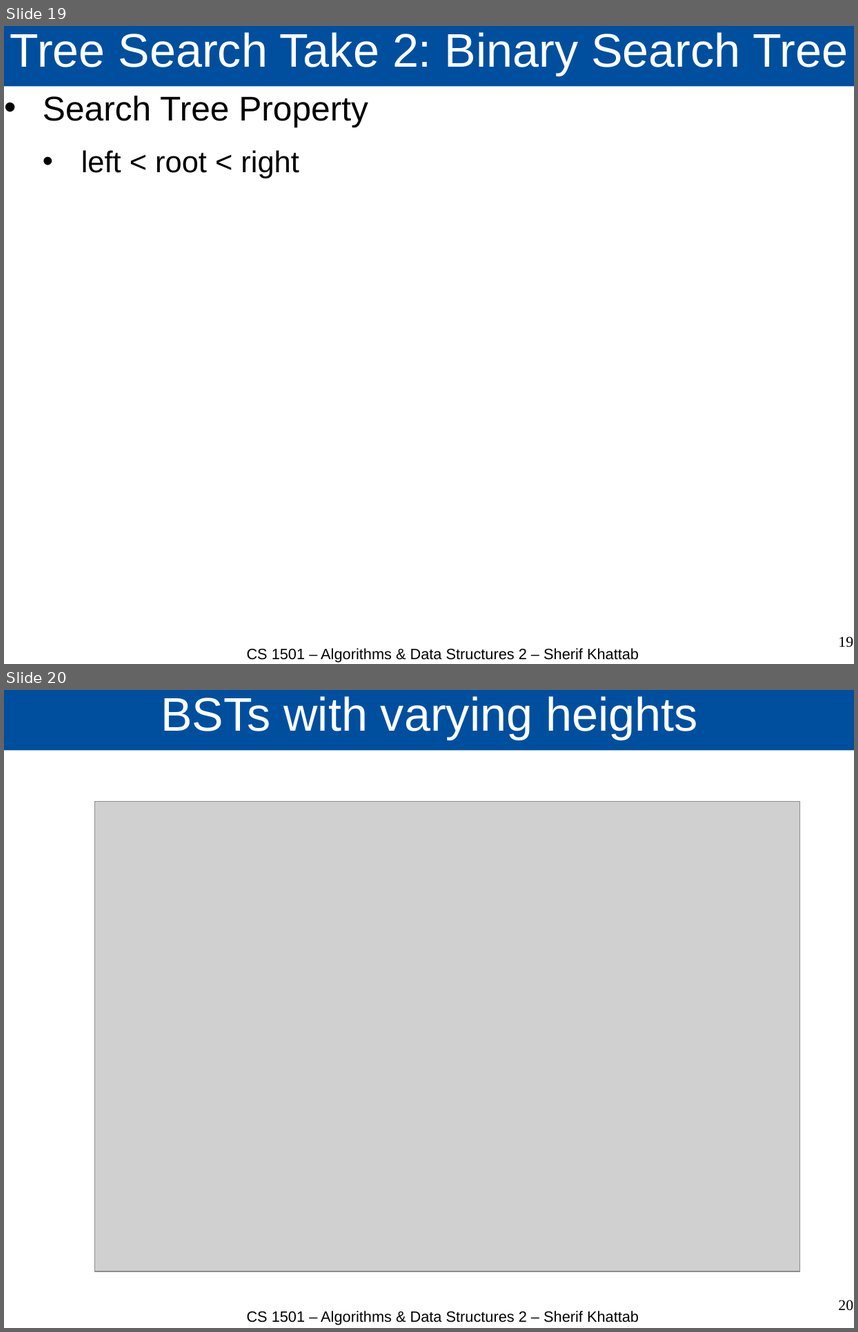
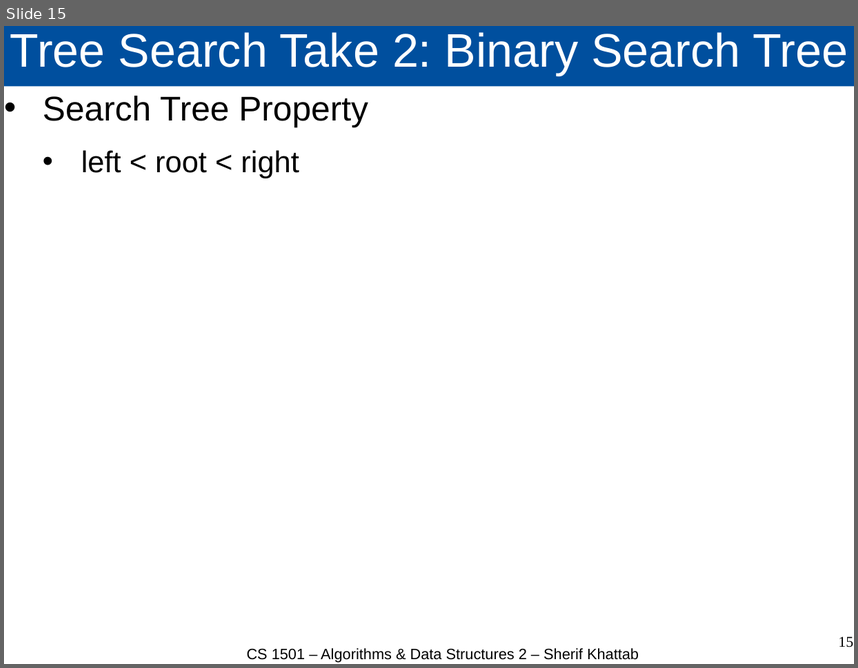
Before and after one commit to cs1501-2224/handouts, a slide deck: DraftSlides/Lecture3.pptx. Shown one above the other, each under a label of ours: slides 19 and 20 before the commit, slide 15 after it. The pictures are 858x1332 and 858x668 pixels, drawn with LibreOffice and Linux fonts; fonts in the diff are those of the drawing; grey boxes stand for pictures. Boxes give left, top, right and bottom in pixels: in the first picture for what was removed or moved away, otherwise in the second. Text is boxed around its words. In the diff, an @@ line names an element or a change of style, - is before the commit and + after.

```diff
--- a/DraftSlides/Lecture3.pptx
+++ b/DraftSlides/Lecture3.pptx
@@ slide 20 removed at bbox=[4, 690, 854, 1328], background #FFFFFF @@
@@ title removed at bbox=[4, 690, 854, 751] @@
-BSTs with varying heights
@@ picture removed at bbox=[95, 801, 800, 1272] @@
@@ page number removed at bbox=[838, 1300, 853, 1311] @@
-20
@@ text removed at bbox=[247, 1311, 639, 1325] @@
-CS 1501 – Algorithms & Data Structures 2 – Sherif Khattab
@@ what was slide 19 is now slide 15 @@
@@ page number at bbox=[838, 637, 853, 648]: text changed @@
-19
+15
```
Also in this commit, not shown: 1 slide changed, 7 other slides removed, 3 other files.
